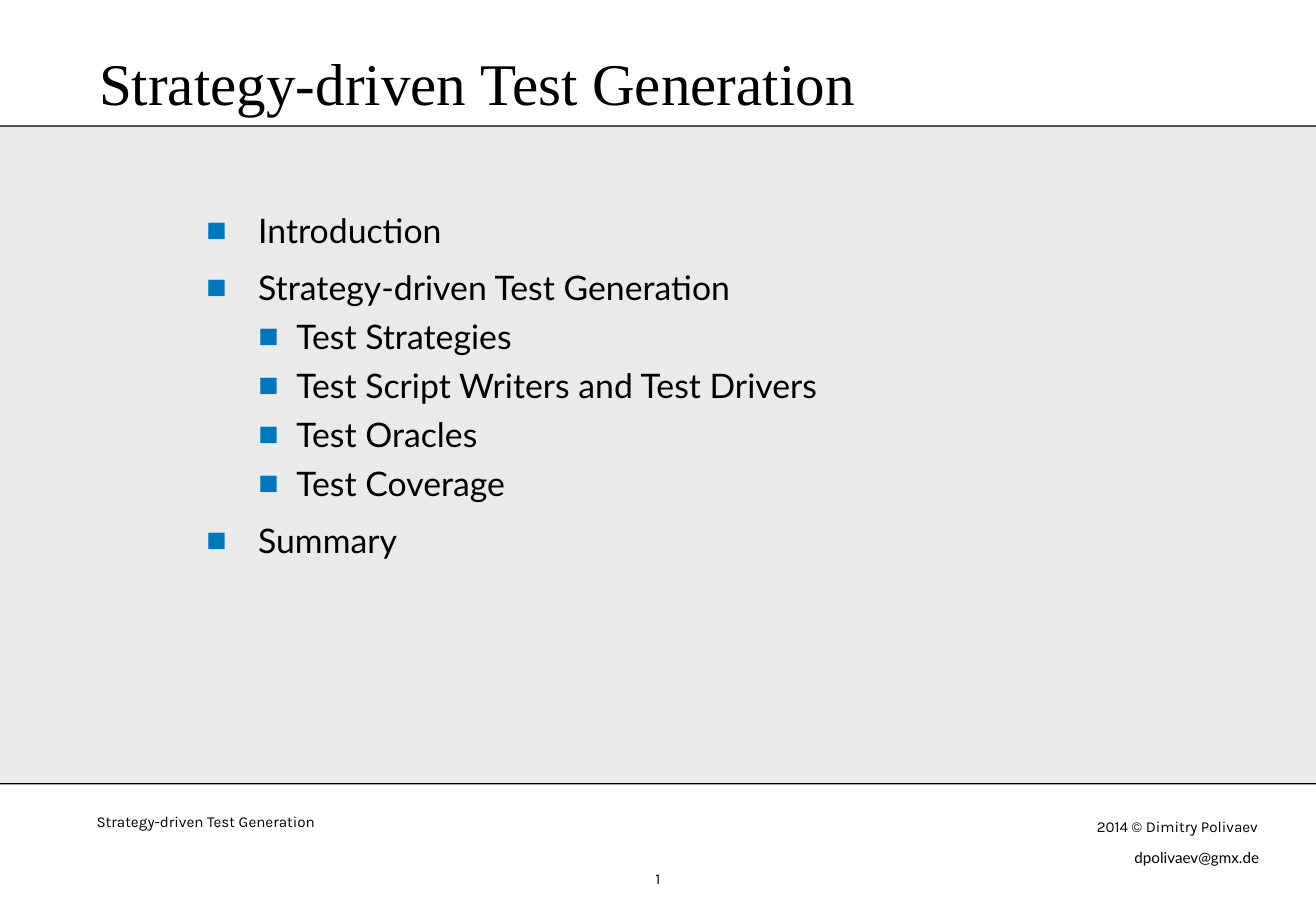
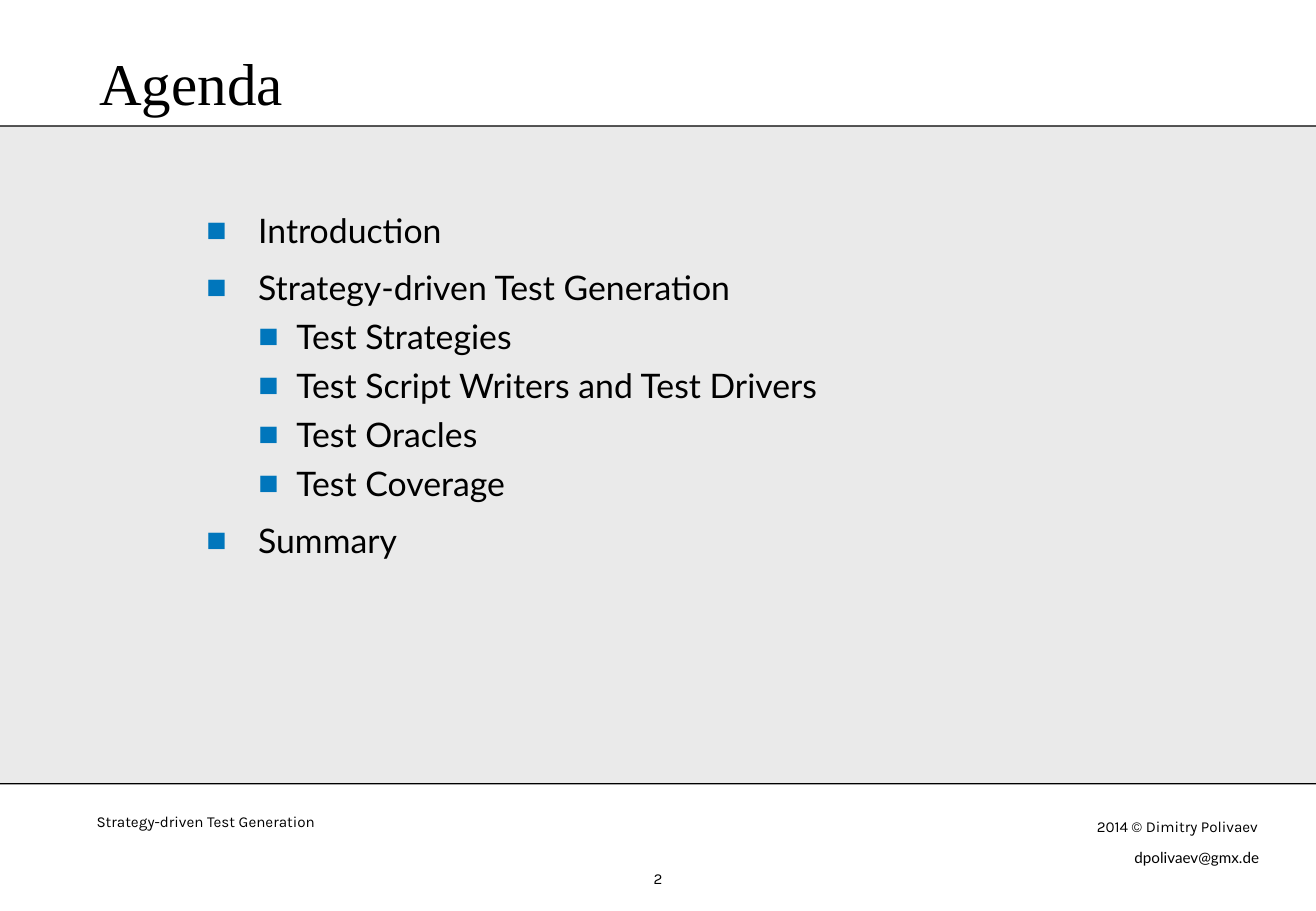
Before and after one commit to dpolivaev/test-generation, a slide deck: slide 2 of doc/StrategyDrivenTestGeneration.odp (slide 1 before the commit). Drawn at 1316x911 pixels with LibreOffice and Linux fonts; fonts in the diff are those of the drawing. Boxes give left, top, right and bottom in pixels: in the first picture for what was removed or moved away, otherwise in the second. Text is boxed around its words. In the diff, an @@ line names an element or a change of style, - is before the commit and + after.

```diff
--- a/doc/StrategyDrivenTestGeneration.odp
+++ b/doc/StrategyDrivenTestGeneration.odp
@@ title at (99, 64, 283, 116): text changed @@
-Strategy-driven Test Generation
+Agenda
@@ page number at (654, 874, 663, 884): text changed @@
-1
+2
```
Also in this commit, not shown: 1 other slide changed, 1 slide added, 1 other file.
